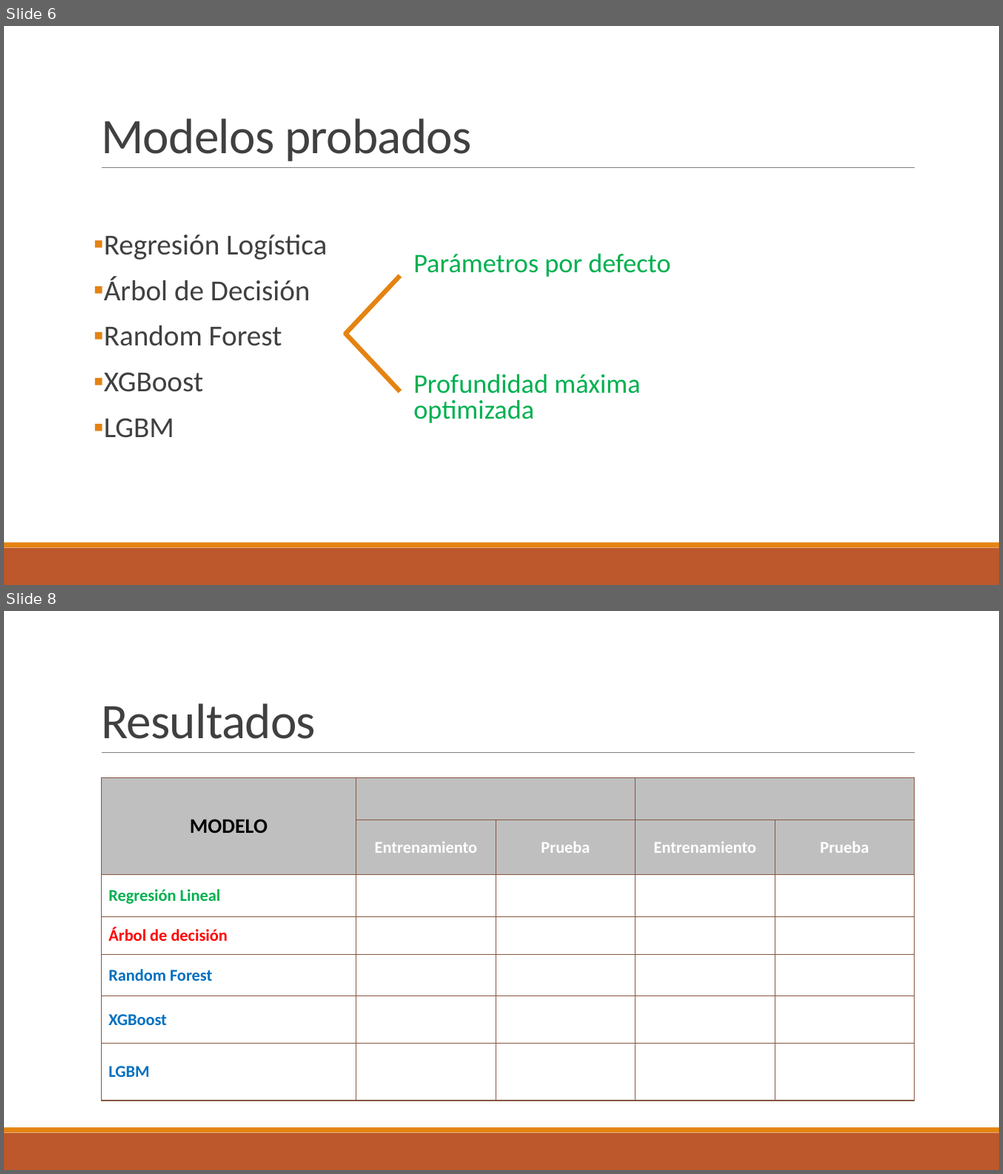
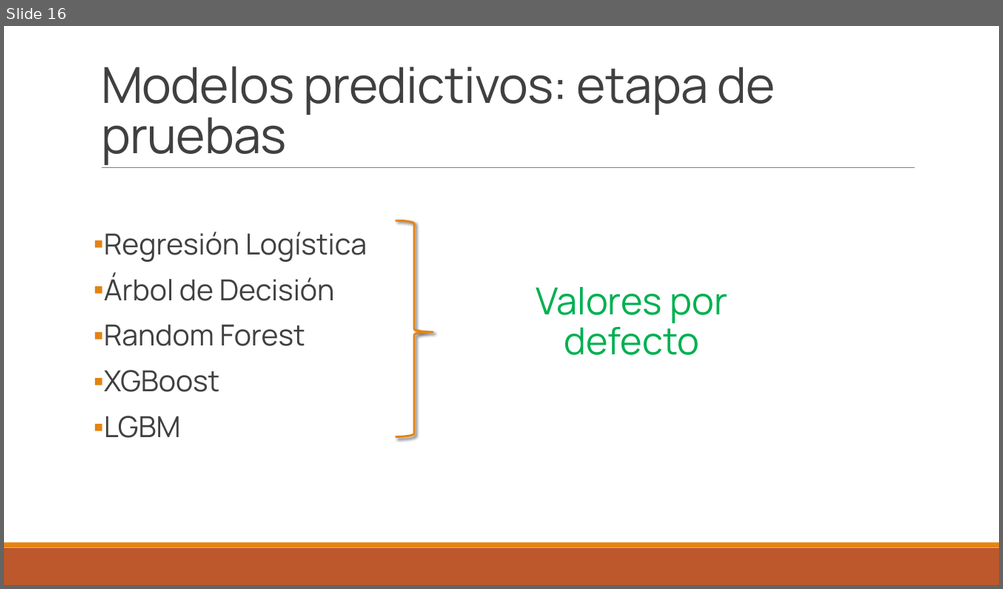
Before and after one commit to sordenesf/Heart-Disease, a slide deck: Presentación Indicators of Heart Diseases.pptx. Shown one above the other, each under a label of ours: slides 6 and 8 before the commit, slide 16 after it; the slides between them are not shown. The pictures are 1003x1174 and 1003x589 pixels, drawn with LibreOffice and Linux fonts; fonts in the diff are those of the drawing. Boxes give left, top, right and bottom in pixels: in the first picture for what was removed or moved away, otherwise in the second. Text is boxed around its words. In the diff, an @@ line names an element or a change of style, - is before the commit and + after.

```diff
--- a/Presentación Indicators of Heart Diseases.pptx
+++ b/Presentación Indicators of Heart Diseases.pptx
@@ slide 8 removed at box(4, 611, 999, 1170), background #FFFFFF; not listed: 3 template elements that a slide beside it also shows @@
@@ title removed at box(101, 703, 316, 739) @@
-Resultados
@@ table removed at box(101, 778, 914, 1101), 7 rows, 5 columns @@
-MODELO |  |  |  | 
- | Entrenamiento | Prueba | Entrenamiento | Prueba
-Regresión Lineal |  |  |  | 
-Árbol de decisión |  |  |  | 
-Random Forest |  |  |  | 
-XGBoost |  |  |  | 
-LGBM |  |  |  | 
@@ what was slide 6 is now slide 16 @@
@@ slide 16 changed as well @@
@@ title at box(101, 66, 775, 165): text changed; font Calibri to Manrope @@
-Modelos probados
+Modelos predictivos: etapa de pruebas
@@ text "Regresión Logística" at box(104, 232, 367, 438): font Calibri to Manrope @@
@@ right brace added at box(395, 221, 433, 437), outline #E48312 2 pt @@
@@ line removed from (345, 335) to (400, 276) @@
@@ text at box(535, 287, 727, 355): text changed; size 25.9 to 36 pt; font Calibri to Manrope @@
-Parámetros por defecto
-Profundidad máxima optimizada
+Valores por defecto
@@ line removed from (345, 333) to (400, 392) @@
```
Also in this commit, not shown: 4 other slides changed, 22 slides added, 3 other slides removed.
